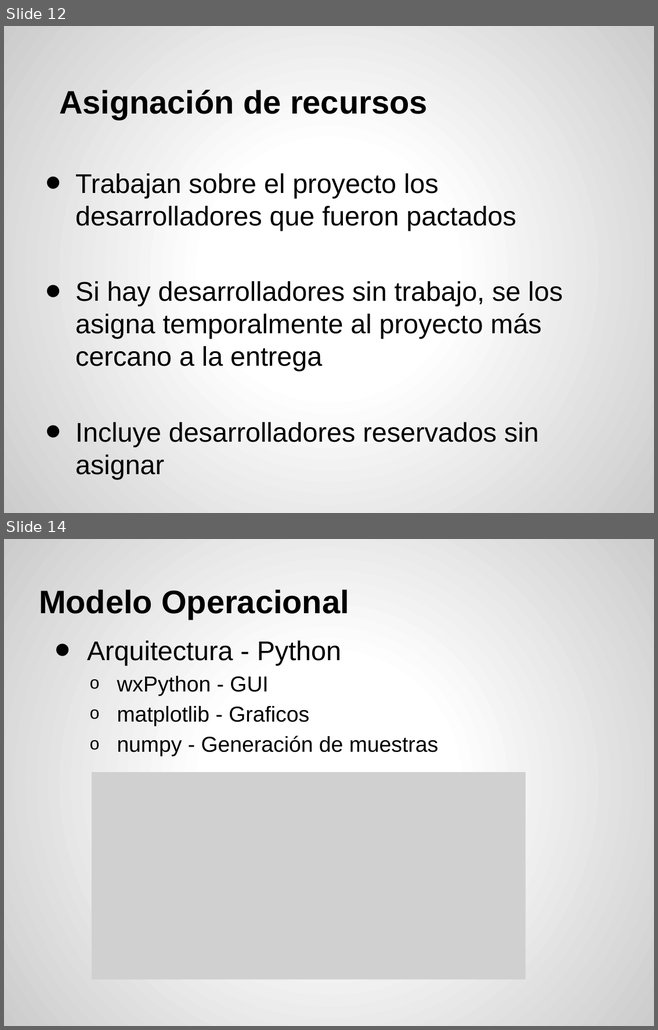
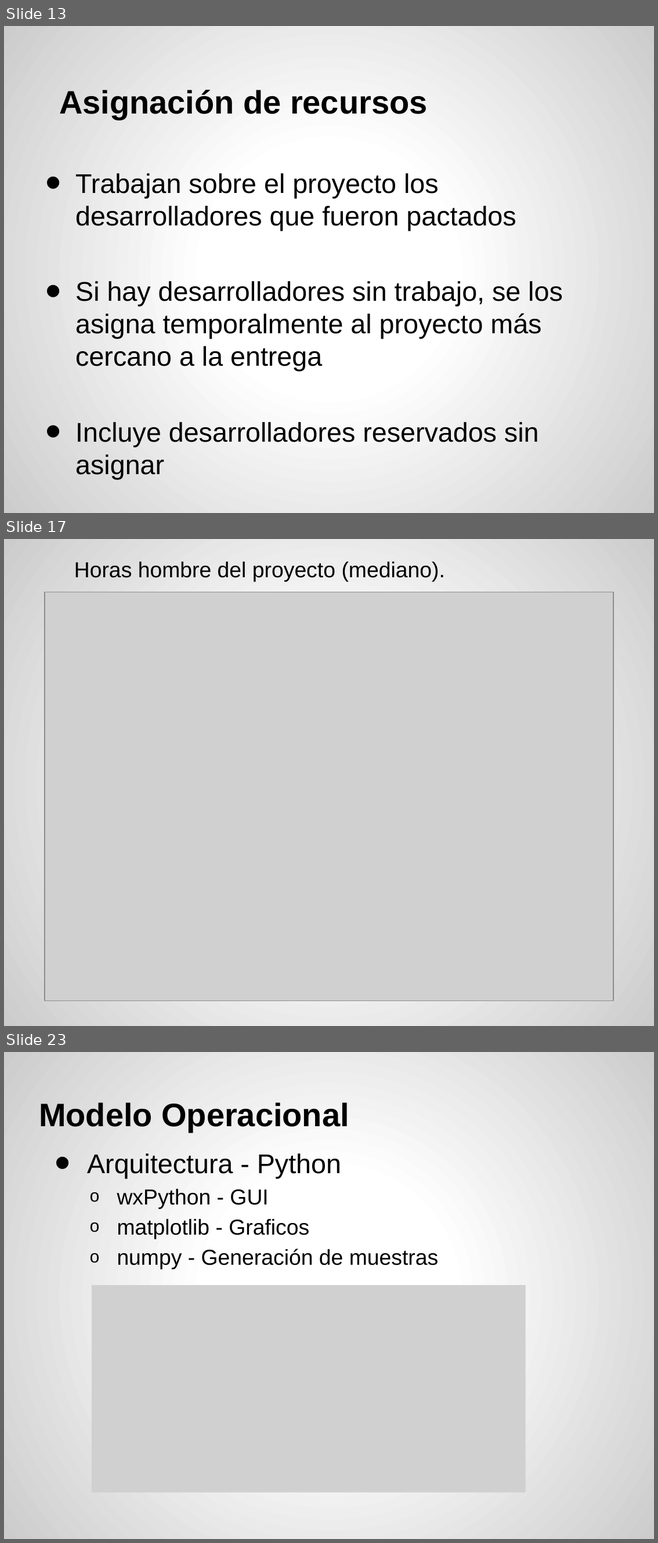
Before and after one commit to acrespo/Simulaciones, a slide deck: presentacion.pptx. Shown one above the other, each under a label of ours: slides 12 and 14 before the commit, slides 13, 17 and 23 after it; the slides between them are not shown. The pictures are 658x1030 and 658x1543 pixels, drawn with LibreOffice and Linux fonts; fonts in the diff are those of the drawing; grey boxes stand for pictures. Boxes give left, top, right and bottom in pixels: in the first picture for what was removed or moved away, otherwise in the second. Text is boxed around its words. In the diff, an @@ line names an element or a change of style, - is before the commit and + after.

```diff
--- a/presentacion.pptx
+++ b/presentacion.pptx
@@ slide 17 added at bbox=[4, 539, 654, 1026], background gradient #FFFFFF to #CCCCCC @@
@@ text added at bbox=[74, 562, 445, 581], 24 pt, text #000000 @@
+  Horas hombre del proyecto (mediano).
@@ picture added at bbox=[44, 592, 612, 1001] @@
@@ what was slide 12 is now slide 13 @@
@@ what was slide 14 is now slide 23 @@
```
Also in this commit, not shown: 1 slide changed, 17 other slides added.
